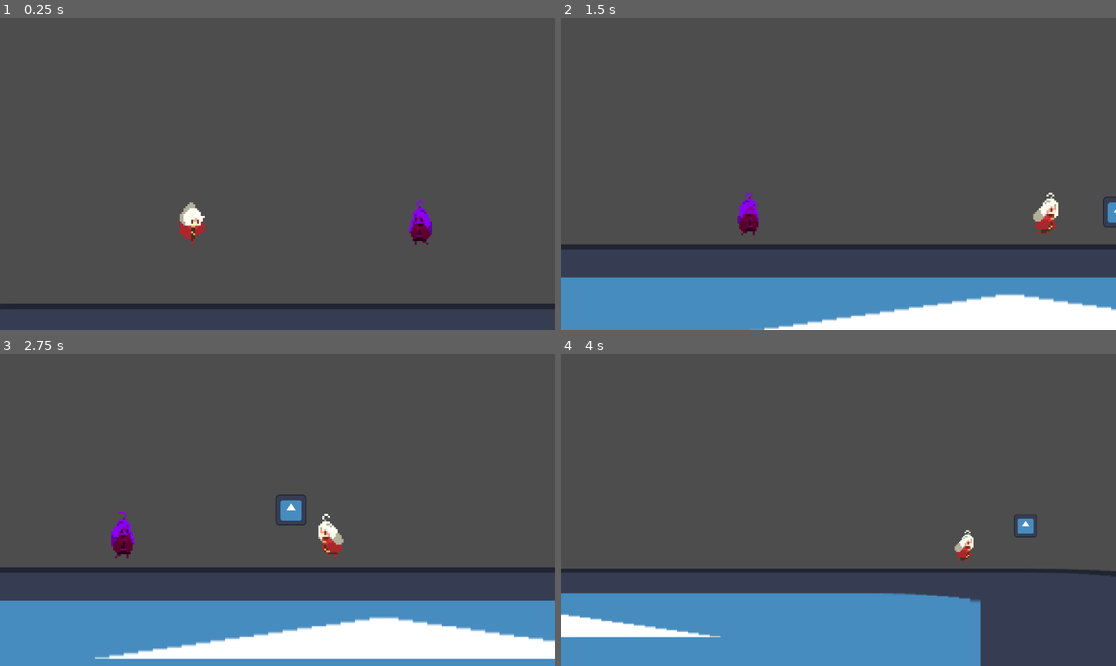
Above: before the commit, frames 1-4 (two rows, left to right).
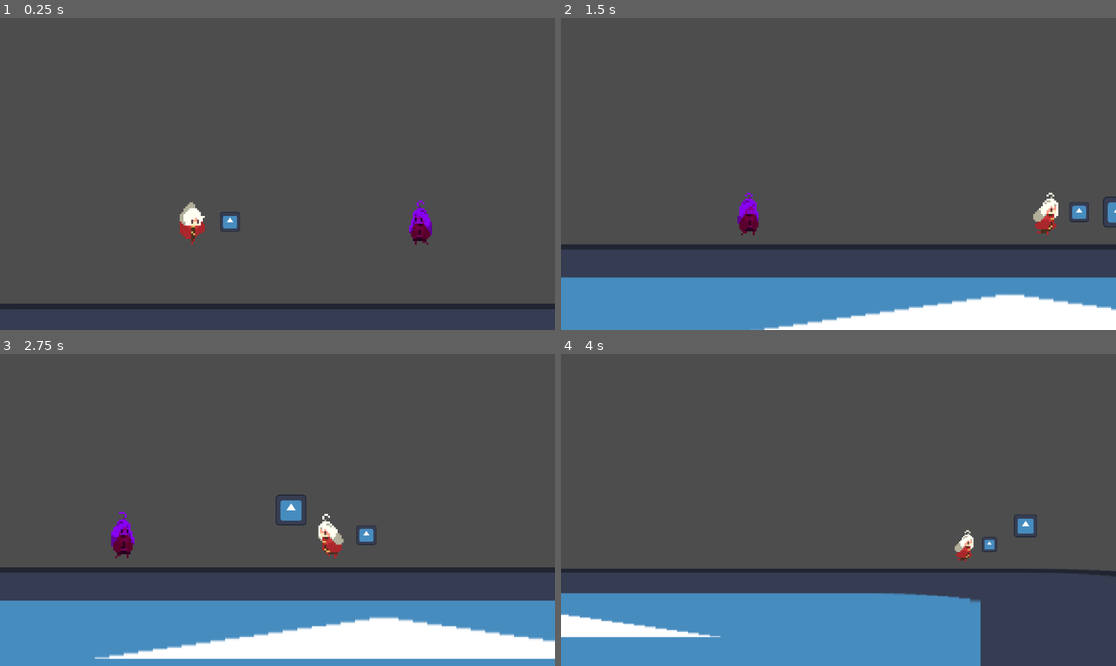
Above: after the commit, the same moments.

Repository: NoelKTheBest/orb-platformer
Game: Godot game, scene res://main.tscn
Same seed, same stepped clock (60 frames per second), same inputs: the game is played once before the commit and once after it. The engine's default icon, where the game draws it, is replaced by a stand-in: a white triangle on a blue panel in a dark square.
Inputs:
- Up to frame 1 (0.25 s): no input
- Up to frame 2 (1.5 s): tap Enter (ui_accept) at 0.5, 0.77 s; hold D (move_right) from 0.53 s (still down); tap L (cycle_fire) at 0.6 s; tap F (fire) at 0.8, 1.35 s
- Up to frame 3 (2.75 s): tap Enter (ui_accept) at 1.52 s; tap L (cycle_fire) at 1.55 s; release D (move_right) at 2.03 s; hold A (move_left) from 2.03 s (still down); tap Down (aim_down) at 2.1 s; tap F (fire) at 2.3 s
- Up to frame 4 (4 s): release A (move_left) at 2.78 s; hold D (move_right) from 2.78 s (still down); tap Left (aim_left) at 2.85 s; tap Enter (ui_accept) at 3.02, 3.77 s; tap L (cycle_fire) at 3.05 s; tap Right (aim_right) at 3.6 s; tap F (fire) at 3.8 s

The runs differ from the first frame. In frame 1, 0.1% of the frame differs, in the area x 39-44%, y 62-69%; in frame 2, 0.1%; in frame 3, 0.1%, in the area x 64-68%, y 55-62%; in frame 4, less than 0.1%.
Error in both runs: Invalid access to property or key 'position' on a base object of type 'null instance'. (res://game.gd:14)

Commit message:
add enemy attack cooldown

Diff:
--- a/open-the-portal/scenes/Player.tscn
+++ b/open-the-portal/scenes/Player.tscn
@@ -406,7 +406,6 @@
 }
 
 [node name="Path1" type="Path2D" parent="."]
-visible = false
 curve = SubResource("Curve2D_5lvp3")
 script = ExtResource("7_lh502")
 
@@ -421,15 +420,23 @@
 [node name="Path2" type="Path2D" parent="."]
 curve = SubResource("Curve2D_3gudb")
 
+[node name="PathFollow2D" type="PathFollow2D" parent="Path2"]
+position = Vector2(20.0201, -67.4893)
+rotation = -2.23909
+progress = 49.9174
+rotates = false
+
+[node name="OrbSpawnCyclePosition" type="Node2D" parent="Path2/PathFollow2D"]
+
 [node name="Path3" type="Path2D" parent="."]
-visible = false
 curve = SubResource("Curve2D_ao4mi")
 
 [node name="PathFollow2D" type="PathFollow2D" parent="Path3"]
-position = Vector2(45.1468, -59.043)
-progress = 252.773
+position = Vector2(18, 0)
 rotates = false
 
 [node name="Sprite2D" type="Sprite2D" parent="Path3/PathFollow2D"]
 scale = Vector2(0.08, 0.08)
 texture = ExtResource("7_x4f8q")
+
+[node name="OrbSpawnCyclePosition" type="Node2D" parent="Path3/PathFollow2D"]
--- a/open-the-portal/scenes/TestEnemy.tscn
+++ b/open-the-portal/scenes/TestEnemy.tscn
@@ -446,8 +446,15 @@
 shape = SubResource("CircleShape2D_ujjq1")
 debug_color = Color(0.96, 0, 0.0159998, 0)
 
+[node name="Timer" type="Timer" parent="."]
+wait_time = 0.5
+one_shot = true
+
+[connection signal="animation_finished" from="AnimationPlayer" to="." method="_on_animation_player_animation_finished"]
 [connection signal="body_entered" from="Hurtbox" to="." method="_on_hurtbox_body_entered"]
 [connection signal="screen_entered" from="VisibleOnScreenNotifier2D" to="." method="_on_visible_on_screen_notifier_2d_screen_entered"]
 [connection signal="body_entered" from="PlayerDetectionArea" to="." method="_on_player_detection_area_body_entered"]
 [connection signal="body_exited" from="PlayerDetectionArea" to="." method="_on_player_detection_area_body_exited"]
 [connection signal="body_entered" from="PlayerAttackArea" to="." method="_on_player_attack_area_body_entered"]
+[connection signal="body_exited" from="PlayerAttackArea" to="." method="_on_player_attack_area_body_exited"]
+[connection signal="timeout" from="Timer" to="." method="_on_timer_timeout"]
--- a/open-the-portal/scenes/test_enemy.gd
+++ b/open-the-portal/scenes/test_enemy.gd
@@ -1,9 +1,15 @@
 extends CharacterBody2D
 
 signal enemy_on_screen()
+signal enemy_died()
+
+@onready var anim_player: AnimationPlayer = $AnimationPlayer
+@onready var sprite: Sprite2D = $Sprite2D
 
 var monitor_player_position
 var player_position
+var attacking :  bool
+var on_cooldown : bool
 ## Distance from the player where enemy starts attacking
 @export var attack_distance : int = 30
 @export var speed = 2
@@ -15,15 +21,17 @@
 
 # Called every frame. 'delta' is the elapsed time since the previous frame.
 func _process(delta: float) -> void:
-	if !$AnimationPlayer.is_playing(): $AnimationPlayer.play("idle")
-	if velocity.x < 0: $Sprite2D.flip_h = true
-	elif velocity.x > 0: $Sprite2D.flip_h = false
+	if !anim_player.is_playing(): anim_player.play("idle")
+	if velocity.x < 0: sprite.flip_h = true
+	elif velocity.x > 0: sprite.flip_h = false
 
 
 func _physics_process(delta: float) -> void:
 	if not is_on_floor():
 		velocity += get_gravity() * delta
 
+	# When the player enters the first bubble, enemy movement is triggered
+	#	The enemy will always move when the player is inside the first bubble
 	if monitor_player_position:
 		var direction
 		var target_position = (player_position - position).normalized()
@@ -33,20 +41,24 @@
 	else:
 		velocity.x = move_toward(velocity.x, 0, speed)
 
-	# We need a better way to detect the player's direction relative to the enemy
-	# Copy code from warrior script in wombo combo
-	if velocity.x != 0:
-		$AnimationPlayer.play("run")
-	elif velocity.x == 0:
-		$AnimationPlayer.play("idle")
+	# When the player enters the second bubble, the enemy begins it's attack cycle
+	#	The enemy will continuously attack the player with a breif cooldown in between
+	#	when the player is inside the second bubble.
+	if !attacking:
+		if velocity.x != 0:
+			anim_player.play("run")
+		elif velocity.x == 0:
+			anim_player.play("idle")
+	else:
+		if !on_cooldown:
+			anim_player.play('block')
 
 	move_and_slide()
 
 
-func _on_area_2d_body_entered(body: Node2D) -> void:
-	#print("an orb is close")
-	$AnimationPlayer.stop()
-	$AnimationPlayer.play("block")
+func die():
+	enemy_died.emit()
+	queue_free()
 
 
 func _on_visible_on_screen_notifier_2d_screen_entered() -> void:
@@ -56,10 +68,6 @@
 func _on_hurtbox_body_entered(body: Node2D) -> void:
 	if body.is_in_group("Orbs"):
 		die()
-
-
-func die():
-	queue_free()
 
 
 func _on_player_detection_area_body_entered(body: Node2D) -> void:
@@ -74,4 +82,19 @@
 
 func _on_player_attack_area_body_entered(body: Node2D) -> void:
 	if body.is_in_group("Player"):
-		$AnimationPlayer.play("block")
+		attacking = true
+
+
+func _on_player_attack_area_body_exited(body: Node2D) -> void:
+	if body.is_in_group("Player"):
+		attacking = false
+
+
+func _on_animation_player_animation_finished(anim_name: StringName) -> void:
+	if anim_name == "block":
+		$Timer.start()
+		on_cooldown = true
+
+
+func _on_timer_timeout() -> void:
+	on_cooldown = false
--- a/open-the-portal/scripts/player.gd
+++ b/open-the-portal/scripts/player.gd
@@ -4,6 +4,8 @@
 @onready var sprite_2d: Sprite2D = $Sprite2D
 @onready var camera_follow: Node2D = $CameraFollow
 @onready var camera_2d: Camera2D = $CameraFollow/Camera2D
+@onready var orb_spawn_cycle_position: Node2D = $Path1/PathFollow2D/OrbSpawnCyclePosition
+
 
 ## The distance at which the camera will zoom in on the player and enemy
 @export var close_zoom_range : float = 50000
@@ -46,6 +48,9 @@
 		new_orb.position = orb_spawn_position.position
 		new_orb.linear_v = aim_orb()
 		add_child(new_orb)
+
+	if Input.is_action_just_pressed("cycle_fire"):
+		var new_orb = orb.instantiate()
 
 	if Input.is_action_just_pressed("change_controls"):
 		aim_with_move_keys = !aim_with_move_keys
